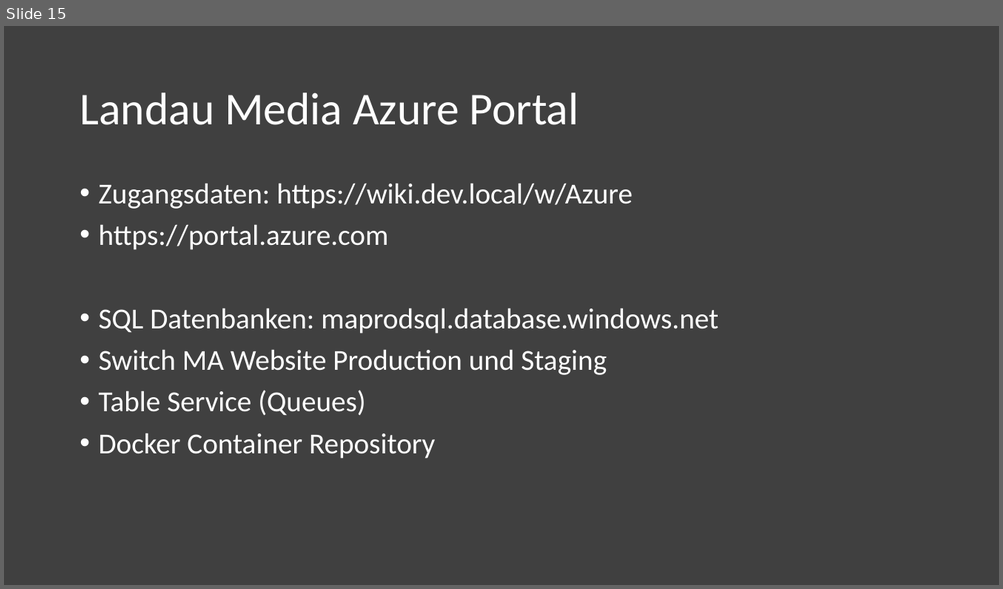
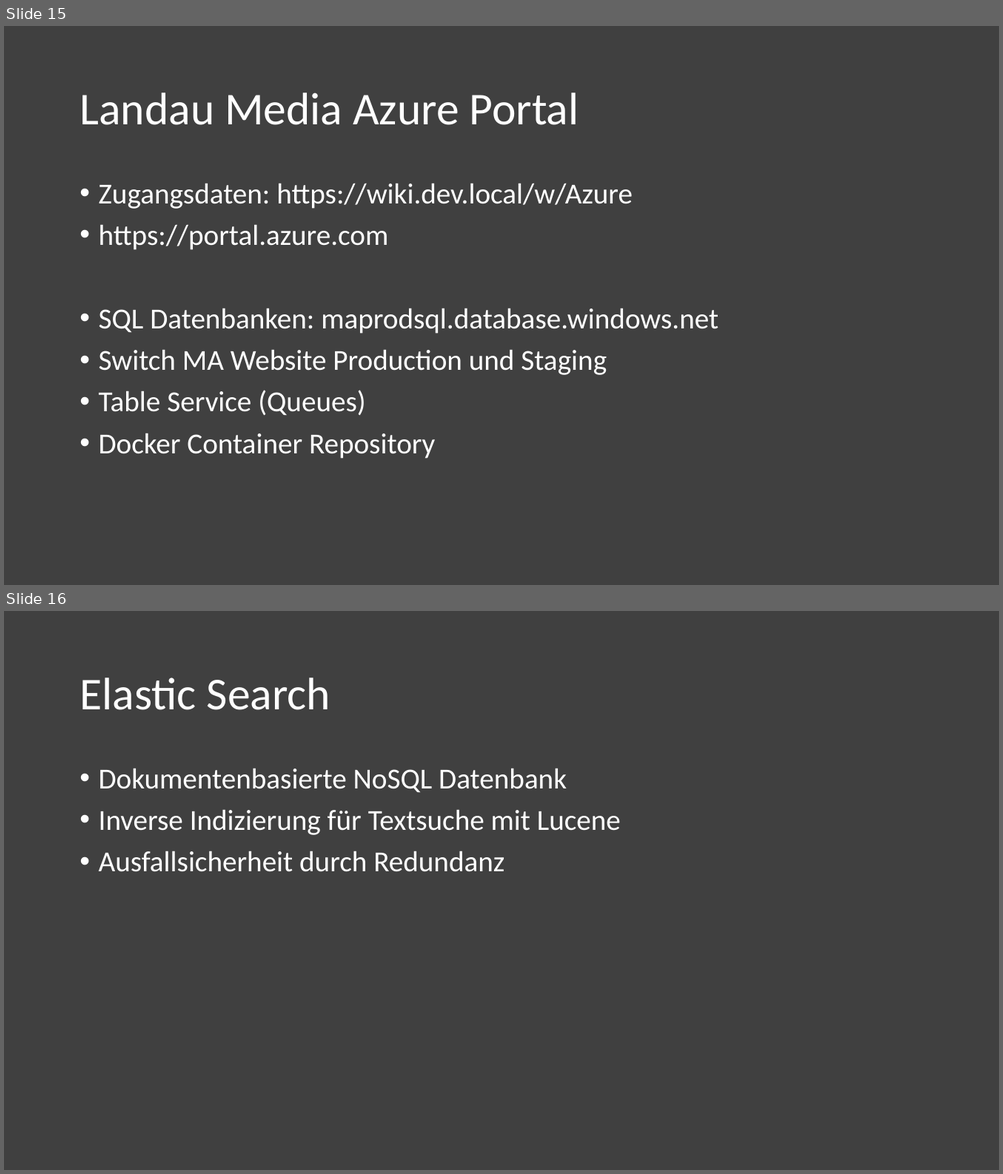
Before and after one commit to saschahenger/ma-workshop, a slide deck: workshop-slides/1-vorbereitung/workshop-1.pptx. Shown one above the other, each under a label of ours: slide 15 before the commit, slides 15 and 16 after it. The pictures are 1003x589 and 1003x1174 pixels, drawn with LibreOffice and Linux fonts; fonts in the diff are those of the drawing. Boxes give left, top, right and bottom in pixels: in the first picture for what was removed or moved away, otherwise in the second. Text is boxed around its words. In the diff, an @@ line names an element or a change of style, - is before the commit and + after.

```diff
--- a/workshop-slides/1-vorbereitung/workshop-1.pptx
+++ b/workshop-slides/1-vorbereitung/workshop-1.pptx
@@ slide 16 added at [4, 611, 999, 1170], background #404040 @@
@@ title added at [79, 678, 330, 710], 44 pt, text #FFFFFF @@
+Elastic Search
@@ text added at [99, 768, 620, 872], 28 pt, text #FFFFFF @@
+• Dokumentenbasierte NoSQL Datenbank
+• Inverse Indizierung für Textsuche mit Lucene
+• Ausfallsicherheit durch Redundanz
```
Also in this commit, not shown: 2 slides changed.
